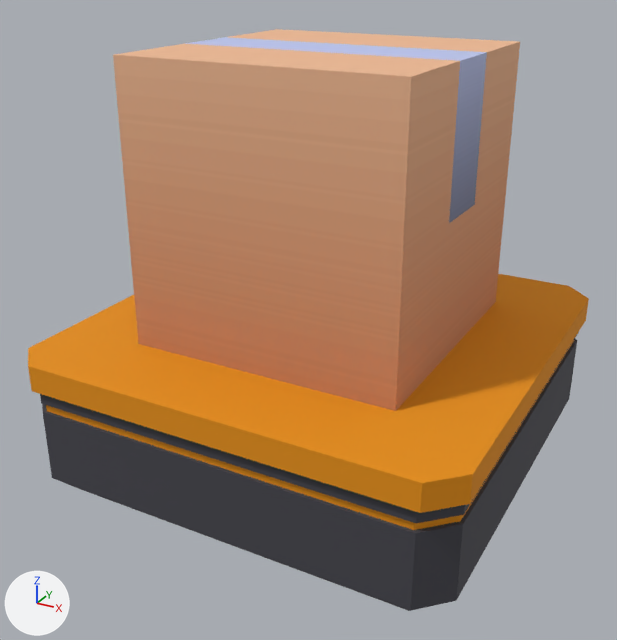
The glTF model assets/models/robot.glb: old version first, new version second.
Camera for both pictures: a 50 mm lens placed at (0.686, -1.32, 0.985), pointed at (-0.016, -0.043, 0.347). The lights are fixed; the arrows at lower left show +X, +Y and +Z. The first picture is the older version. Where no turn or scale is listed for an object, it has been applied to the vertices.

Objects in the first picture: 'Robot', 'cargo'.
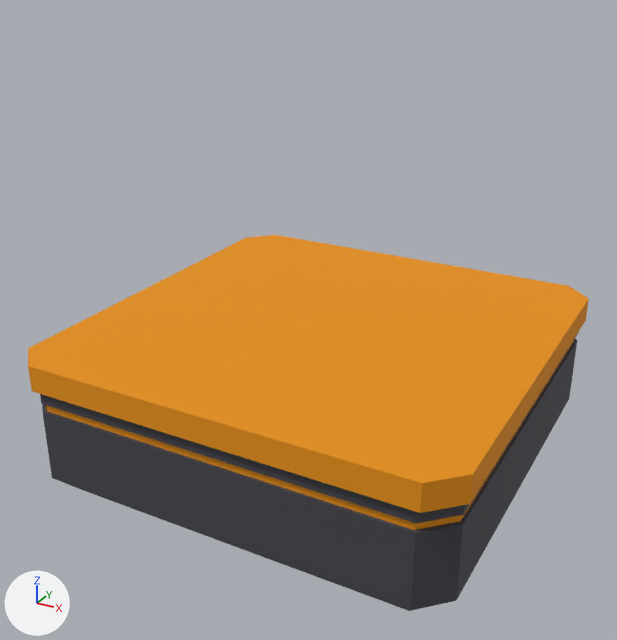
Where the change shows, as pixel boxes (x1, y1, x2, y2) in the pictures (617 x 640 px):
'cargo', deleted (brown)
    before: (113, 29, 520, 411)

The edits, one by one:
Object 'cargo' (ob_cargo) is deleted.
